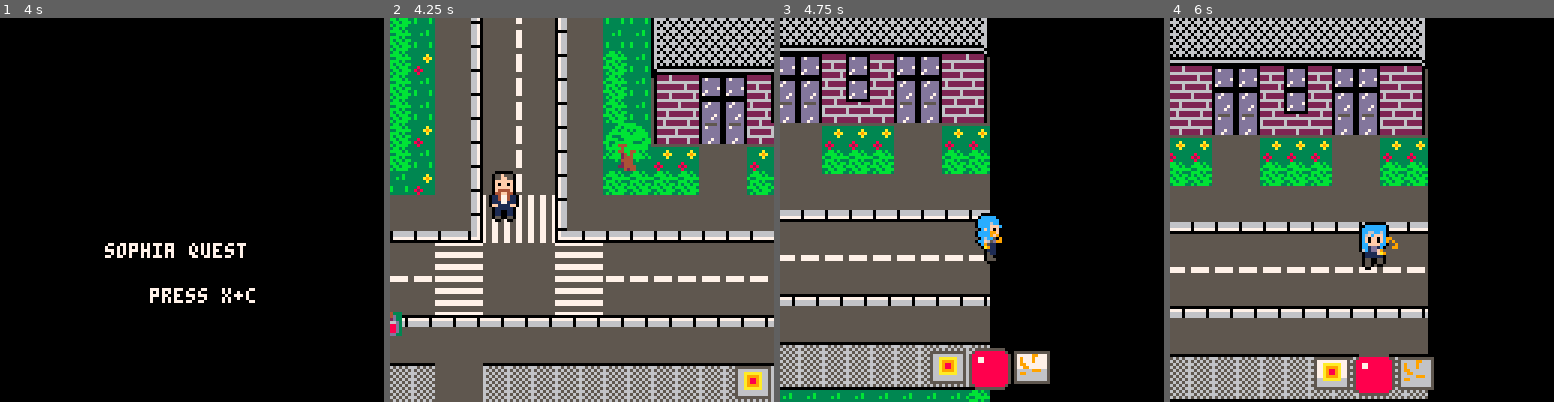
Above: before the commit, frames 1-4 (left to right).
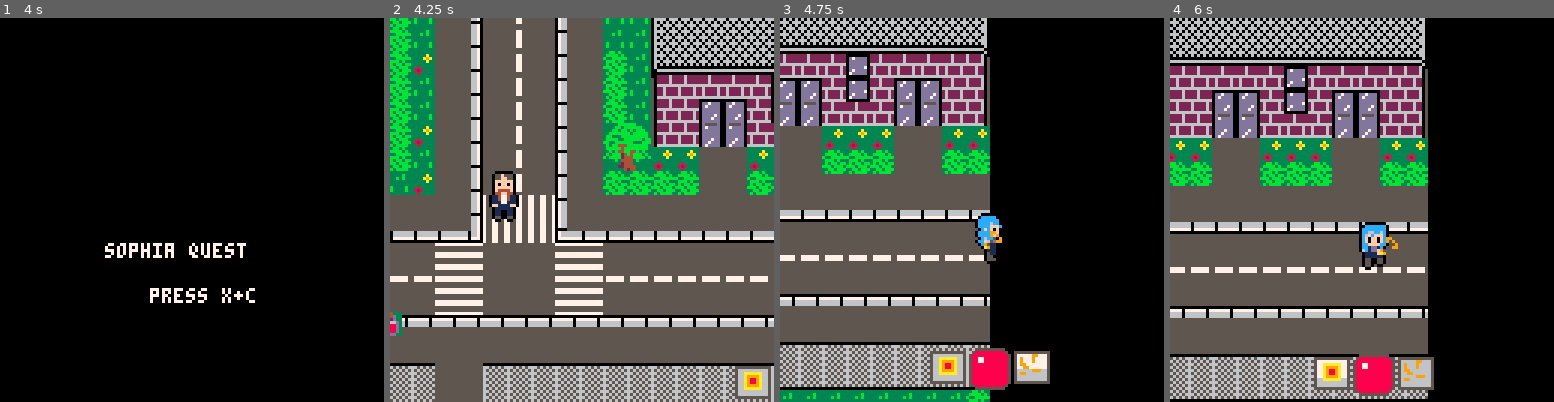
Above: after the commit, the same moments.

Repository: JasonHaenlin/pico-8-sophiaquest
Game: PICO-8 cartridge sophiaquest.p8
The game is run twice, just before and just after one commit, with the same random seed, the same clock (stepped at 60 frames per second) and the same inputs.
Inputs:
- Up to frame 1 (4 s): tap X (X key) at 0.33, 1.07, 1.85, 2.97 s; tap O (Z key) at 0.7, 1.7, 2.1, 2.5, 2.9, 3.3, 3.7 s; hold Right 1.6-2.1 s; hold Up 2.15-2.42 s; hold Right 2.47-3.03 s; hold Left 3.08-3.58 s; hold Down 3.63-3.97 s
- Up to frame 2 (4.25 s): hold Right from 4.02 s (still down); tap X (X key) at 4.08 s; tap O (Z key) at 4.1 s
- Up to frame 3 (4.75 s): tap O (Z key) at 4.5 s; release Right at 4.68 s; hold Up from 4.73 s (still down)
- Up to frame 4 (6 s): tap O (Z key) at 4.9, 5.3, 5.7 s; release Up at 5.03 s; hold Left 5.08-5.68 s; tap X (X key) at 5.2 s; hold Down from 5.73 s (still down)

Frame 1 is identical in both runs. In frame 2, 2.5% of the frame differs, in the area x 68-100%, y 14-34%; in frame 3, 4.1%; in frame 4, 5.3%, in the area x 0-67%, y 12-32%.

Commit message:
Added portal, changed building patterns

Diff:
--- a/sophiaquest.p8
+++ b/sophiaquest.p8
@@ -1296,34 +1296,34 @@
 __map__
 0000000000000000000000000000000000000000000000000000000000000000000000000000000000000000000000000000000000000000000000000000000000000000000000000000000000000000001718180708080808080808080809181819000000000000000000000000000000000000000000000000000000000000
 0000000000000000000000000000000000000000000202215152121512505121210708080808080808080809000000000202020708080808080808080808080808080951515212151250020000000000002728281718181818181818181819282829000000000000000000000000000000000000000000000000000000000000
-0000000000000000000000000000000000000000000202215152121512505121211718181818181818181819000000002324021718181818181818181818181818181951515212151250020000000000001a0d0d27282828282828282828290d0d1c020200000000000000000000000000000000000000000000000000000000
-0000000000000000000000000000000000000000000202315152121512505102212728282828282828282829000000003334021718181818181818181818181818181951515212151250020000000000001a1b1b1a0d0d1b0d0d0d1b0d0d1c1b1b1c020200000000000000000000000000000000000000000000000000000000
-0000000000000000000000000000000000000000000202215152121512505102211d1e0d0d1e0d1e0d0d1e1f000000002324021718181818181818181818181818181951515212151250020000000000001a1b1b1a1b1b1b1b1b1b1b1b1b1c1b431c020200000000000000000000000000000000000000000000000000000000
-0000000000000000000000000000000000000000000202215152121512505102212d2e04042e0d2e04042e2f000000003334022728282828282828282828282828282951515212151250020000000202022a2b2b1a1b04041b1b1b04041b1c2b532c020202020000000000000000000000000000000000000000000000000000
-0002020202020202020202020202020202020202020202315152121512505123243d3e14143e3e3e14143e3f000000002324021d1e1e1e1e1e1e1e1e1e1e1e1e1e1e1f51515212151250020000002121212121212a2b14142b2b2b14142b2c121212212121210000000000000000000000000000000000000000000000000000
-0002020202020202020202020202020202020202020202215152121512505133343131121231313112123131000000003334022d2e04042e2e2e04042e2e2e04042e2f51515212151250020000005151515151515151515151515151515151515151035151510000000000000000000000000000000000000000000000000000
-0021212121212121212121212121213121212121213121315152121512505102020202121202020212120202000000000202023d3e14143e3e3e14143e3e3e14143e3f51515212151250020000006161616161616161616161616161616161616161136161610000000000000000000000000000000000000000000000000000
+0000000000000000000000000000000000000000000202215152121512505121211718181818181818181819000000002324021718181818181818181818181818181951515212151250020000000000000a0d0d27282828282828282828290d0d1c020200000000000000000000000000000000000000000000000000000000
+0000000000000000000000000000000000000000000202315152121512505102212728282828282828282829000000003334021718181818181818181818181818181951515212151250020000000000001a1b1b1d0d0d1e0d0d0d1e0d0d1f1b1b1c020200000000000000000000000000000000000000000000000000000000
+0000000000000000000000000000000000000000000202215152121512505102211d1e1e1e1e0d1e1e1e1e1f000000002324021718181818181818181818181818181951515212151250020000000000001a1b1b2d2e2e2e2e2e2e2e2e2e2f1b431c020200000000000000000000000000000000000000000000000000000000
+0000000000000000000000000000000000000000000202215152121512505102212d2e04042e0d2e04042e2f000000003334022728282828282828282828282828282951515212151250020000000202021a1b1b2d2e04042e2e2e04042e2f1b531c020202020000000000000000000000000000000000000000000000000000
+0002020202020202020202020202020202020202020202315152121512505123242d2e14142e2e2e14142e2f000000002324020a0b0b0b0b0b0b0b0b0b0b0b0b0b0b0c51515212151250020000002121212121212d2e14142e2e2e14142e2f121212212121210000000000000000000000000000000000000000000000000000
+0002020202020202020202020202020202020202020202215152121512505133343131121231313112123131000000003334021a1b04041b1b1b04041b1b1b04041b1c51515212151250020000005151515151515151515151515151515151515151035151510000000000000000000000000000000000000000000000000000
+0021212121212121212121212121213121212121213121315152121512505102020202121202020212120202000000000202021a1b14141b1b1b14141b1b1b14141b1c51515212151250020000006161616161616161616161616161616161616161136161610000000000000000000000000000000000000000000000000000
 0051515151515151515151515151515151035151515151515152050505505151515151515151515112121212000000005151515151515130303051513030305151515151515212151250020000001212121212121212121212121212121212120606060606120000000000000000000000000000000000000000000000000000
 0061616161616161616161616161616161136161616161616162050505606161616161616161616161616161000000005151515151515151515151515151515151515103515212151250020000001111111111111111111111111111111111111111111111110000000000000000000000000000000000000000000000000000
 0012121212121212121212121212060606060612121212120101121212010112121212121212121212121212000000006161616161616161616161616161616161616113616212151250020000001212121212121212121212121212121212121212121212120000000000000000000000000000000000000000000000000000
 0011111111111111111111111111111111111111111111110101121212010111111111111111111111111111000000001212121212121212121201011212121206060606061212151250020000004141414141414141414141414141414141414141414141410000000000000000000000000000000000000000000000000000
 0012121212121212121212121212121212121212121212120101121212010112121212121212121212121212000000001111111111111111111101011111111111111111111111121250020000002324232423242324232423242324232423242324232423240000000000000000000000000000000000000000000000000000
-0041414141414141414141414141414141414141414141414141414141414141414141414141414141414141000000001212121212121212121201011212121212121212121212121250020000003334333433343334333433343334333433343334333433340000000000000000000000000000000000000000000000000000
-0051515151515151515151515151515151515151515151515151515151515151515151515151515151515151000000004141414141414141414141414141414141414141414141414107080808080808080921000000000000000000000000000000000000000000000000000000000000000000000000000000000000000000
-0010101010101010101010101010101010101010101010105151101010101010101010101010101010101010000000005151515151515151515151515151515151515151515102020217181818181818181921000000000000000000000000000000000000000000000000000000000000000000000000000000000000000000
-0020202020202020202020202020202020202020202020205151202020202020202020202020202020202020000000006161616161616161616161616161616161616151515102213117181818181818181921000000000000000000000000000000000000000000000000000000000000000000000000000000000000000000
+0041414112151241414141414141414141414141414141414141414141414141414141414141414141414141000000001212121212121212121201011212121212121212121212121250020000003334333433343334333433343334333433343334333433340000000000000000000000000000000000000000000000000000
+0051511205050512515151515151515151515151515151515151515151515151515151515151515151515151000000004141414141414141414141414141414141414141414141414107080808080808080921000000000000000000000000000000000000000000000000000000000000000000000000000000000000000000
+0010101022222210101010101010101010101010101010105151101010101010101010101010101010101010000000005151515151515151515151515151515151515151515102020217181818181818181921000000000000000000000000000000000000000000000000000000000000000000000000000000000000000000
+0020202032323220202020202020202020202020202020205151202020202020202020202020202020202020000000006161616161616161616161616161616161616151515102213117181818181818181921000000000000000000000000000000000000000000000000000000000000000000000000000000000000000000
 0002121212121212161212161212164445161212162324310e0f212121212121212121212121212121212102000000007412121612121644451644451612121612121612120221232427282828282828282921000000000000000000000000000000000000000000000000000000000000000000000000000000000000000000
 0002121212121212161212161212165455161212163334020e0f21310221212121212121212121212121210200000000741212161212165455165455161212161212161212022133341d0d0d0d0d0d0d0d1f21000000000000000000000000000000000000000000000000000000000000000000000000000000000000000000
-0002070808080912161212161212166465161212162102210e0f21212121020202020202020202020202020200000000741212161212166465166465161212161212161212022131212d0d0d0d0d0d0d0d2f21000000000000000000000000000000000000000000000000000000000000000000000000000000000000000000
-000217181818191212121212121212121212121212121212121221212121020202020202020202020000000000000000741212121212121212121212121212121212121212022324212d2e2e2e2e2e2e2e2f21000000000000000000000000000000000000000000000000000000000000000000000000000000000000000000
-000227282828291212120708080808080808080808091212121207080808080808080808080902020000000000000000741212121212121212121212121212121212121212023334212d2e04042e04042e2f21000000000000000000000000000000000000000000000000000000000000000000000000000000000000000000
-00020a1b1b1b1c1212121718181818181818181818191212121217181818181818181818181902020000000000000000741212352525362525362525362525362525261212022121213d3e14143e14143e3f02000000000000000000000000000000000000000000000000000000000000000000000000000000000000000000
-00021a1b041b1c12121227282828282828282828282912121212272828282828282828282829020200000000000000007412121644451644451612121644451612121612121202313212121212121212121274000000000000000000000000000000000000000000000000000000000000000000000000000000000000000000
-00021a2b142b2c1212120a0b0b0b0b0b0b0b0b0b0b0c121212120a0b0b0b0b0b0b0b0b0b0b0c020200000000000000007412121654551654551612121654551612121612121202213112121212121212121274000000000000000000000000000000000000000000000000000000000000000000000000000000000000000000
+0002070808080809161212161212166465161212162102210e0f21212121020202020202020202020202020200000000741212161212166465166465161212161212161212022131212d0d0d0d0d0d0d0d2f21000000000000000000000000000000000000000000000000000000000000000000000000000000000000000000
+000217181818181912121212121212121212121212121212121221212121020202020202020202020000000000000000741212121212121212121212121212121212121212022324212d2e2e2e2e2e2e2e2f21000000000000000000000000000000000000000000000000000000000000000000000000000000000000000000
+000227282828282912120708080808080808080808091212121207080808080808080808080902020000000000000000741212121212121212121212121212121212121212023334212d2e04042e04042e2f21000000000000000000000000000000000000000000000000000000000000000000000000000000000000000000
+00020a1b1b1b1b0c12121718181818181818181818191212121217181818181818181818181902020000000000000000741212352525362525362525362525362525261212022121022d2e14142e14142e2f02000000000000000000000000000000000000000000000000000000000000000000000000000000000000000000
+00021a1b04041b1c121227282828282828282828282912121212272828282828282828282829020200000000000000007412121644451644451612121644451612121612121202310202021212301212020274000000000000000000000000000000000000000000000000000000000000000000000000000000000000000000
+00021a1b14141b1c12120a0b0b0b0b0b0b0b0b0b0b0c121212120a0b0b0b0b0b0b0b0b0b0b0c020200000000000000007412121654551654551612121654551612121612121202213112121212121212121274000000000000000000000000000000000000000000000000000000000000000000000000000000000000000000
 000231121212121212121a0d0d1b1b0d0d1b1b0d0d1c121212121a0d0d1b1b0d0d1b1b0d0d1c020200000000000000007412121664651664651612121664651612121612121212020212121240414212121274000000000000000000000000000000000000000000000000000000000000000000000000000000000000000000
-000231121212121212121a1b1b1b1b1b1b1b1b1b1b1c121212121a1b1b1b1b1b1b1b1b1b1b1c020200000000000000007412121212121212121212121212121212121212121212121212121250225212121274000000000000000000000000000000000000000000000000000000000000000000000000000000000000000000
+000231121212121212121a1b1b1b1b1b1b1b1b1b1b1c121212121a1b1b1b1b1b1b1b1b1b1b1c020200000000000000007412121212121212121212121212121212121212121212121212121250305212121274000000000000000000000000000000000000000000000000000000000000000000000000000000000000000000
 000231121212121212121a1b1b04041b1b04041b1b1c121212121a1b1b04041b1b04041b1b1c020200000000000000007412121212121212121212121212121212121212121212121212121260616212121274000000000000000000000000000000000000000000000000000000000000000000000000000000000000000000
-000231121212121212122a2b2b14142b2b14142b2b2c121212122a2b2b14142b2b14142b2b2c020200000000000000000708080808080809020207080808080808080808080808080907080808080808080974000000000000000000000000000000000000000000000000000000000000000000000000000000000000000000
+000231121212121212121a1b1b14141b1b14141b1b1c121212121a1b1b14141b1b14141b1b1c020200000000000000000708080808080809020207080808080808080808080808080907080808080808080974000000000000000000000000000000000000000000000000000000000000000000000000000000000000000000
 0002311212121212121212121212121212121212121212121212121212121212121212121212020200000000000000001718181818181819020217181818181818181818181818181917181818181818181974000000000000000000000000000000000000000000000000000000000000000000000000000000000000000000
 000231121212121212121212121212121212121212121212121212121212121212121212121202020000000000000000eeeeeeeeeeeeeeeeeeeeeeeeeeeeeeeececccccccecccceecc00000000000000000000000000000000000000000000000000000000000000000000000000000000000000000000000000000000000000
 
Not shown, changed: 25 lines of the sprite sheet (__gfx__) section of sophiaquest.p8
